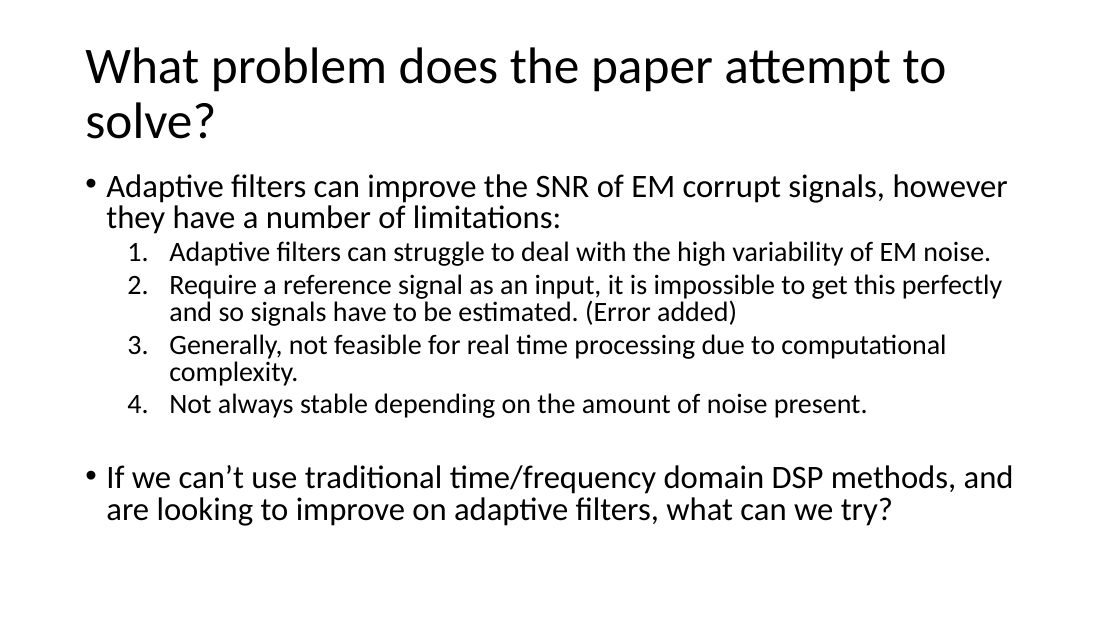
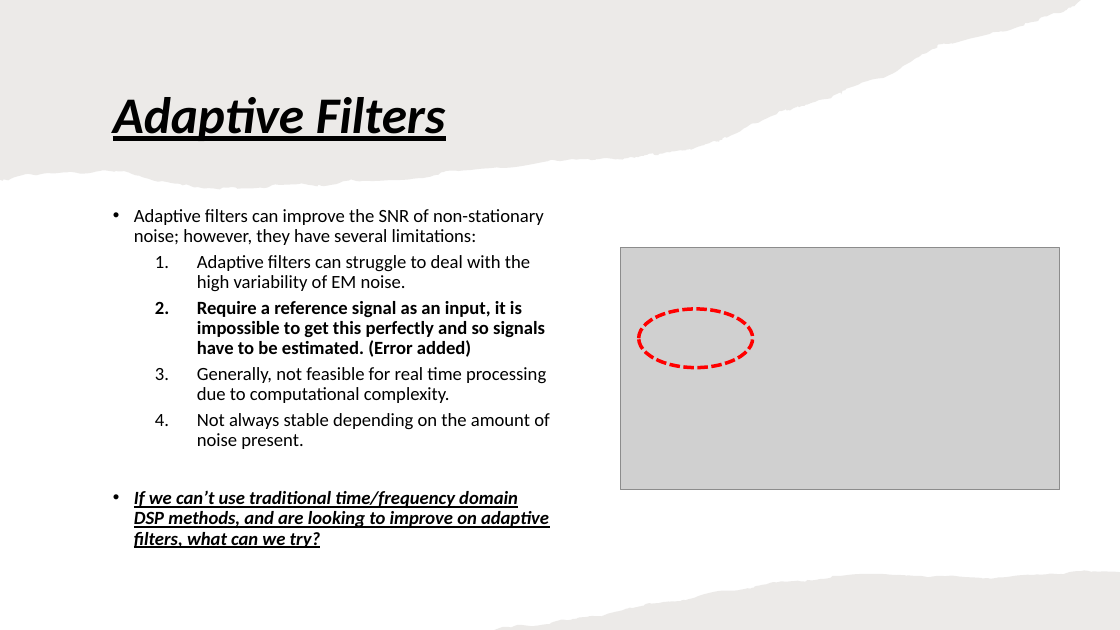
Before and after one commit to ben120-web/MSc-Project, a slide deck: slide 5 of Electrode Motion Denoising/reports/DeepLearningElectrodeMotionRemoval.pptx. Drawn at 1120x630 pixels with LibreOffice and Linux fonts; fonts in the diff are those of the drawing; grey boxes stand for pictures. Boxes give left, top, right and bottom in pixels: in the first picture for what was removed or moved away, otherwise in the second. Text is boxed around its words. In the diff, an @@ line names an element or a change of style, - is before the commit and + after.

```diff
--- a/Electrode Motion Denoising/reports/DeepLearningElectrodeMotionRemoval.pptx
+++ b/Electrode Motion Denoising/reports/DeepLearningElectrodeMotionRemoval.pptx
@@ freeform shape added at [0,0,1081,189], fill #82766A at 15% opacity @@
@@ title at [113,97,445,141]: text changed; bold on; italic on @@
-What problem does the paper attempt to solve?
+Adaptive Filters
@@ text "Adaptive filters can improve the ...": place and size @@
-text "Adaptive filters can improve the ..." at [106,174,1014,526]
+text "Adaptive filters can improve the ..." at [134,209,549,548]
@@ text at [134,209,544,245]: text changed; size 28 to 16 pt @@
-• Adaptive filters can improve the SNR of EM corrupt signals, however they have a number of limitations:
+• Adaptive filters can improve the SNR of non-stationary noise; however, they have several limitations:
@@ text at [134,255,549,548]: size 24 to 16 pt in "Adaptive filters can struggle to deal with ...", "Require a reference signal as an input, ...", "Generally, not feasible for real time processing ...", "Not always stable depending on the amount ..."; bold on in "Require a reference signal as an input, ...", "If we can’t use traditional time/frequency domain ..."; size 28 to 16 pt, italic on, underline on in "If we can’t use traditional time/frequency domain ..."; line spacing 0.8 to 0.9 @@
@@ picture added at [620,248,1060,490] @@
@@ ellipse added at [639,309,753,368], outline #FF0000 3 pt dashed @@
@@ freeform shape added at [495,571,1120,630], fill #82766A at 15% opacity @@
```
Also in this commit, not shown: 7 other slides changed.
